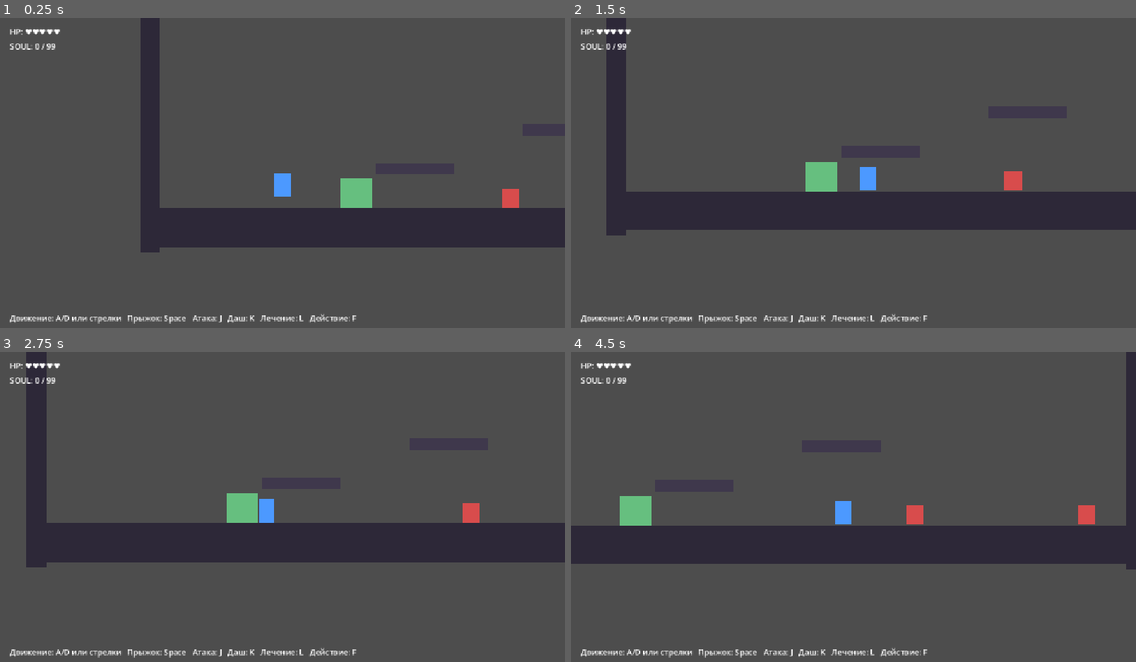
Above: before the commit, frames 1-4 (two rows, left to right).
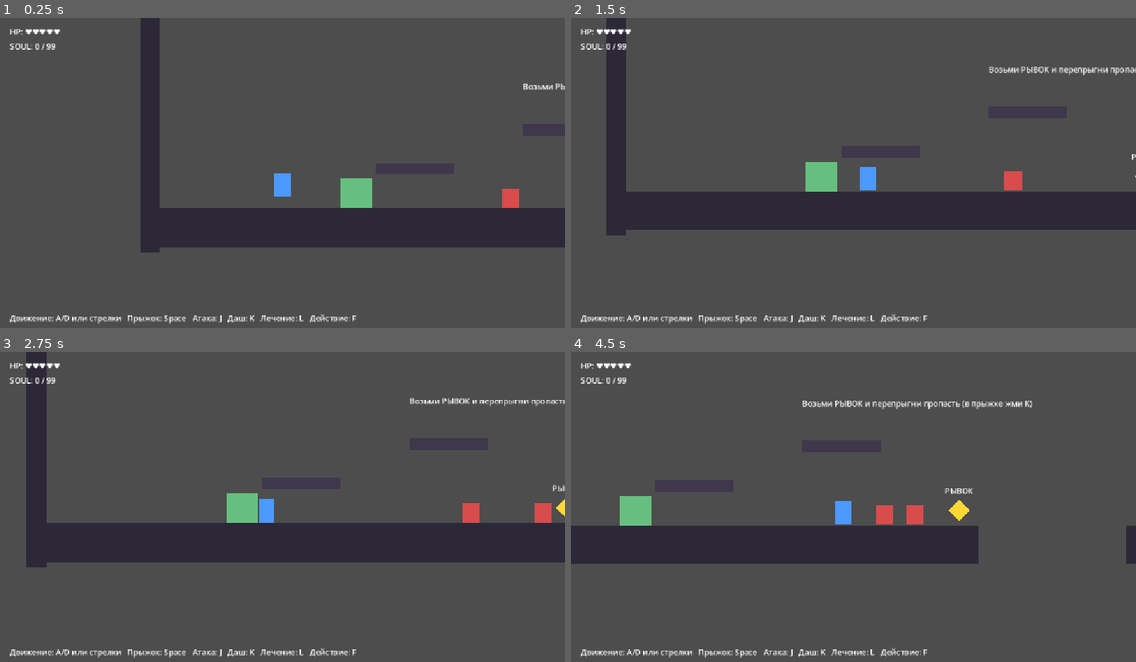
Above: after the commit, the same moments.

Repository: sanefmtt52-boop/hollow-like-prototype
Game: Godot game, scene res://scenes/levels/level_01.tscn
Same seed, same stepped clock (60 frames per second), same inputs: the game is played once before the commit and once after it.
Inputs:
- Up to frame 1 (0.25 s): no input
- Up to frame 2 (1.5 s): hold D (move_right) from 0.53 s (still down); tap K (dash) at 0.6 s; tap Space (jump) at 0.77 s; tap F (interact) at 0.8, 1.35 s
- Up to frame 3 (2.75 s): tap Space (jump) at 1.52 s; tap K (dash) at 1.55 s; release D (move_right) at 2.03 s; hold A (move_left) from 2.03 s (still down); tap J (attack) at 2.1 s; tap F (interact) at 2.3 s
- Up to frame 4 (4.5 s): release A (move_left) at 2.78 s; hold D (move_right) 2.78-4.28 s; tap K (dash) at 2.85 s; tap Space (jump) at 3.02, 3.77 s; hold L (focus) 3.53-4.28 s; tap F (interact) at 3.8, 4.35 s; hold A (move_left) from 4.28 s (still down)

The runs differ from the first frame. In frame 1, 0.1% of the frame differs, in the area x 92-100%, y 21-24%; in frame 2, 0.4%; in frame 3, 0.5%; in frame 4, 5.3%, in the area x 41-100%, y 0-71%.

Commit message:
M3-M5: враги/урон, скамейки, рывок-ключ, сохранение на диск
- Исправлен баг bench.tscn (корневой узел не должен иметь parent)
- M3: контактный урон + i-frames/knockback, смерть/респаун, скамейка
- M4: пикап рывка (has_dash), пропасть-ворота, сообщения в HUD, зона падения
- M5: сохранение/загрузка прогресса (user://save.json), сейв на скамейке
- Фикс: пикап исчезает, если способность уже открыта (после загрузки сейва)

Diff:
--- a/scenes/levels/level_01.tscn
+++ b/scenes/levels/level_01.tscn
@@ -1,12 +1,16 @@
-[gd_scene load_steps=8 format=3 uid="uid://d1level01prototype"]
+[gd_scene load_steps=10 format=3 uid="uid://d1level01prototype"]
 
 [ext_resource type="PackedScene" uid="uid://b1player0prototype" path="res://scenes/player/player.tscn" id="1_player"]
 [ext_resource type="PackedScene" uid="uid://c1hud0prototype" path="res://scenes/ui/hud.tscn" id="2_hud"]
 [ext_resource type="PackedScene" uid="uid://e1crawler0prototype" path="res://scenes/enemies/enemy_crawler.tscn" id="3_crawler"]
 [ext_resource type="PackedScene" uid="uid://f1bench0prototype" path="res://scenes/objects/bench.tscn" id="4_bench"]
+[ext_resource type="PackedScene" uid="uid://g1pickup0prototype" path="res://scenes/objects/ability_pickup.tscn" id="5_pickup"]
 
-[sub_resource type="RectangleShape2D" id="RectangleShape2D_floor"]
-size = Vector2(1400, 80)
+[sub_resource type="RectangleShape2D" id="RectangleShape2D_floor_left"]
+size = Vector2(1100, 80)
+
+[sub_resource type="RectangleShape2D" id="RectangleShape2D_floor_right"]
+size = Vector2(300, 80)
 
 [sub_resource type="RectangleShape2D" id="RectangleShape2D_platform"]
 size = Vector2(160, 24)
@@ -16,17 +20,29 @@
 
 [node name="Level01" type="Node2D"]
 
-[node name="Floor" type="StaticBody2D" parent="."]
-position = Vector2(600, 500)
+[node name="FloorLeft" type="StaticBody2D" parent="."]
+position = Vector2(450, 500)
 collision_layer = 1
 collision_mask = 0
 
-[node name="CollisionShape2D" type="CollisionShape2D" parent="Floor"]
-shape = SubResource("RectangleShape2D_floor")
+[node name="CollisionShape2D" type="CollisionShape2D" parent="FloorLeft"]
+shape = SubResource("RectangleShape2D_floor_left")
 
-[node name="Polygon2D" type="Polygon2D" parent="Floor"]
+[node name="Polygon2D" type="Polygon2D" parent="FloorLeft"]
 color = Color(0.18, 0.16, 0.22, 1)
-polygon = PackedVector2Array(-700, -40, 700, -40, 700, 40, -700, 40)
+polygon = PackedVector2Array(-550, -40, 550, -40, 550, 40, -550, 40)
+
+[node name="FloorRight" type="StaticBody2D" parent="."]
+position = Vector2(1450, 500)
+collision_layer = 1
+collision_mask = 0
+
+[node name="CollisionShape2D" type="CollisionShape2D" parent="FloorRight"]
+shape = SubResource("RectangleShape2D_floor_right")
+
+[node name="Polygon2D" type="Polygon2D" parent="FloorRight"]
+color = Color(0.18, 0.16, 0.22, 1)
+polygon = PackedVector2Array(-150, -40, 150, -40, 150, 40, -150, 40)
 
 [node name="PlatformA" type="StaticBody2D" parent="."]
 position = Vector2(420, 380)
@@ -65,7 +81,7 @@
 polygon = PackedVector2Array(-20, -250, 20, -250, 20, 250, -20, 250)
 
 [node name="WallRight" type="StaticBody2D" parent="."]
-position = Vector2(1320, 300)
+position = Vector2(1620, 300)
 collision_layer = 1
 collision_mask = 0
 
@@ -76,6 +92,27 @@
 color = Color(0.18, 0.16, 0.22, 1)
 polygon = PackedVector2Array(-20, -250, 20, -250, 20, 250, -20, 250)
 
+[node name="HintLabel" type="Label" parent="."]
+offset_left = 640.0
+offset_top = 200.0
+offset_right = 1060.0
+offset_bottom = 240.0
+horizontal_alignment = 1
+text = "Возьми РЫВОК и перепрыгни пропасть (в прыжке жми K)"
+
+[node name="Goal" type="Polygon2D" parent="."]
+position = Vector2(1450, 420)
+color = Color(0.3, 0.9, 0.5, 1)
+polygon = PackedVector2Array(-12, -40, 12, -40, 12, 40, -12, 40)
+
+[node name="GoalLabel" type="Label" parent="."]
+offset_left = 1360.0
+offset_top = 340.0
+offset_right = 1540.0
+offset_bottom = 380.0
+horizontal_alignment = 1
+text = "ЦЕЛЬ!"
+
 [node name="Bench" parent="." instance=ExtResource("4_bench")]
 position = Vector2(300, 430)
 
@@ -83,7 +120,10 @@
 position = Vector2(600, 430)
 
 [node name="EnemyB" parent="." instance=ExtResource("3_crawler")]
-position = Vector2(950, 430)
+position = Vector2(880, 430)
+
+[node name="AbilityPickup" parent="." instance=ExtResource("5_pickup")]
+position = Vector2(960, 430)
 
 [node name="Player" parent="." instance=ExtResource("1_player")]
 position = Vector2(150, 380)
--- /dev/null
+++ b/scenes/objects/ability_pickup.gd
@@ -0,0 +1,21 @@
+extends Area2D
+## AbilityPickup — подбираемая способность (в M4 это рывок/даш).
+##
+## Как только игрок касается пикапа: открываем способность в GameState,
+## показываем сообщение и удаляем пикап. Это "ключ" метроидвании —
+## после него открывается участок уровня, недоступный раньше.
+
+func _ready() -> void:
+	# Если рывок уже открыт (например, после загрузки сохранения) —
+	# убираем пикап сразу, чтобы он не лежал повторно.
+	if GameState.has_dash:
+		queue_free()
+		return
+	body_entered.connect(_on_body_entered)
+
+
+func _on_body_entered(body: Node2D) -> void:
+	if body.is_in_group("player"):
+		GameState.has_dash = true
+		GameState.show_message("Получен РЫВОК! В прыжке жми K, чтобы рвануть вперёд")
+		queue_free()
--- /dev/null
+++ b/scenes/objects/ability_pickup.tscn
@@ -0,0 +1,26 @@
+[gd_scene format=3 uid="uid://br3tcegji6iww"]
+
+[ext_resource type="Script" path="res://scenes/objects/ability_pickup.gd" id="1_pickup"]
+
+[sub_resource type="RectangleShape2D" id="RectangleShape2D_pickup"]
+size = Vector2(34, 34)
+
+[node name="AbilityPickup" type="Area2D"]
+collision_layer = 0
+collision_mask = 2
+script = ExtResource("1_pickup")
+
+[node name="CollisionShape2D" type="CollisionShape2D" parent="."]
+shape = SubResource("RectangleShape2D_pickup")
+
+[node name="Polygon2D" type="Polygon2D" parent="."]
+color = Color(1, 0.85, 0.2, 1)
+polygon = PackedVector2Array(0, -22, 22, 0, 0, 22, -22, 0)
+
+[node name="Label" type="Label" parent="."]
+offset_left = -40.0
+offset_top = -52.0
+offset_right = 40.0
+offset_bottom = -28.0
+horizontal_alignment = 1
+text = "РЫВОК"
--- a/scenes/objects/bench.gd
+++ b/scenes/objects/bench.gd
@@ -22,6 +22,8 @@
 	if _player_in_range and Input.is_action_just_pressed("interact"):
 		GameState.set_respawn(global_position)
 		GameState.restore_full_health()
+		GameState.save_game()  # пишем прогресс на диск
+		GameState.show_message("Игра сохранена")
 		prompt.text = "Сохранено!"
 
 
--- a/scenes/player/player.gd
+++ b/scenes/player/player.gd
@@ -16,7 +16,7 @@
 
 # --- Даш (открывается пикапом в M4; см. GameState.has_dash) ---
 @export var dash_speed: float = 700.0
-@export var dash_time: float = 0.18
+@export var dash_time: float = 0.24
 @export var dash_cooldown: float = 0.5
 
 # --- Бой гвоздём ---
@@ -31,6 +31,9 @@
 @export var invincible_time: float = 1.0   # кадры неуязвимости после удара
 @export var knockback_force: float = 320.0 # сила откидывания от врага
 @export var knockback_time: float = 0.2    # сколько длится откидывание (без управления)
+
+# --- Падение в пропасть ---
+@export var fall_limit: float = 800.0  # если упал ниже этой Y — возрождаемся
 
 # --- Внутренние таймеры/состояния ---
 var _coyote_timer: float = 0.0
@@ -49,6 +52,9 @@
 func _ready() -> void:
 	add_to_group("player")
 	_spawn_position = global_position
+	# Если загрузилось сохранение со скамейкой — появляемся у неё, а не на старте.
+	if GameState.has_respawn_point:
+		global_position = GameState.respawn_position
 	# Подписываемся на смерть: когда здоровье дойдёт до 0, GameState крикнет player_died.
 	GameState.player_died.connect(_on_player_died)
 
@@ -59,6 +65,7 @@
 	_attack_cooldown_timer = maxf(_attack_cooldown_timer - delta, 0.0)
 	_invincible_timer = maxf(_invincible_timer - delta, 0.0)
 	_update_invincible_blink()
+	_check_fall()  # упал в пропасть -> возрождение
 
 	# Во время рывка обрабатываем только его.
 	if _is_dashing:
@@ -254,14 +261,25 @@
 		$Visual.modulate.a = 1.0
 
 
-func _on_player_died() -> void:
-	# Возрождаемся: у последней скамейки, либо на стартовой точке.
+func _respawn_at_savepoint() -> void:
+	# Переносим игрока к последней скамейке (или на старт) и сбрасываем состояние.
 	var target := GameState.respawn_position if GameState.has_respawn_point else _spawn_position
 	global_position = target
 	velocity = Vector2.ZERO
 	_knockback_timer = 0.0
 	_invincible_timer = invincible_time  # короткая защита после возрождения
+
+
+func _on_player_died() -> void:
+	# Смерть: возрождаемся и полностью лечимся.
+	_respawn_at_savepoint()
 	GameState.restore_full_health()
+
+
+func _check_fall() -> void:
+	# Упал в пропасть — просто возвращаемся к точке сохранения (без полного лечения).
+	if global_position.y > fall_limit:
+		_respawn_at_savepoint()
 
 
 ## Направление взгляда (1 вправо / -1 влево).
--- a/scenes/ui/hud.gd
+++ b/scenes/ui/hud.gd
@@ -9,6 +9,7 @@
 
 @onready var health_label: Label = $HealthLabel
 @onready var soul_label: Label = $SoulLabel
+@onready var message_label: Label = $MessageLabel
 
 
 func _ready() -> void:
@@ -16,10 +17,21 @@
 	# Когда GameState вызовет health_changed.emit(...), сработает _on_health_changed.
 	GameState.health_changed.connect(_on_health_changed)
 	GameState.soul_changed.connect(_on_soul_changed)
+	GameState.message.connect(_on_message)
 
 	# Показываем актуальные значения сразу при запуске.
 	_on_health_changed(GameState.health, GameState.MAX_HEALTH)
 	_on_soul_changed(GameState.soul, GameState.MAX_SOUL)
+	message_label.text = ""
+
+
+func _on_message(text: String) -> void:
+	# Показываем сообщение и прячем через пару секунд.
+	message_label.text = text
+	await get_tree().create_timer(2.5).timeout
+	# Прячем, только если за это время не пришло новое сообщение.
+	if message_label.text == text:
+		message_label.text = ""
 
 
 func _on_health_changed(current: int, maximum: int) -> void:
--- a/scenes/ui/hud.tscn
+++ b/scenes/ui/hud.tscn
@@ -25,3 +25,11 @@
 offset_right = 900.0
 offset_bottom = 640.0
 text = "Движение: A/D или стрелки   Прыжок: Space   Атака: J   Даш: K   Лечение: L   Действие: F"
+
+[node name="MessageLabel" type="Label" parent="."]
+offset_left = 0.0
+offset_top = 130.0
+offset_right = 1152.0
+offset_bottom = 170.0
+horizontal_alignment = 1
+text = ""
--- a/scripts/autoload/game_state.gd
+++ b/scripts/autoload/game_state.gd
@@ -16,6 +16,8 @@
 signal health_changed(current: int, maximum: int)
 signal soul_changed(current: int, maximum: int)
 signal player_died
+# Просьба показать короткое сообщение на экране (ловит HUD).
+signal message(text: String)
 
 # --- Здоровье (маски) ---
 const MAX_HEALTH: int = 5
@@ -35,9 +37,16 @@
 var has_respawn_point: bool = false
 
 
+# Путь к файлу сохранения. "user://" — это спец-папка Godot для данных игры
+# (на Windows: %APPDATA%\Godot\app_userdata\<имя проекта>\). Туда можно писать.
+const SAVE_PATH: String = "user://save.json"
+
+
 func _ready() -> void:
-	# При старте рассылаем текущие значения, чтобы HUD сразу показал правильные числа.
+	# Сначала пытаемся загрузить сохранение с диска (если оно есть),
+	# затем рассылаем значения, чтобы HUD показал правильные числа.
 	# call_deferred — ждём один кадр, чтобы HUD успел подключиться к сигналам.
+	load_game()
 	call_deferred("_broadcast_initial")
 
 
@@ -93,11 +102,56 @@
 	has_respawn_point = true
 
 
-# --- Сохранение на диск (заполним в милстоуне M5) ---
+# --- Сообщения на экране ---
+
+func show_message(text: String) -> void:
+	message.emit(text)
+
+
+# --- Сохранение на диск ---
 
 func save_game() -> void:
-	pass
+	# Собираем состояние в обычный словарь (Vector2 раскладываем на x и y,
+	# потому что JSON не знает про векторы).
+	var data := {
+		"health": health,
+		"soul": soul,
+		"has_dash": has_dash,
+		"has_respawn_point": has_respawn_point,
+		"respawn_x": respawn_position.x,
+		"respawn_y": respawn_position.y,
+	}
+	var file := FileAccess.open(SAVE_PATH, FileAccess.WRITE)
+	if file == null:
+		push_warning("Не удалось открыть файл для сохранения: " + SAVE_PATH)
+		return
+	file.store_string(JSON.stringify(data))
+	file.close()
 
 
 func load_game() -> void:
-	pass
+	if not FileAccess.file_exists(SAVE_PATH):
+		return  # сохранения ещё нет — играем с начала
+	var file := FileAccess.open(SAVE_PATH, FileAccess.READ)
+	if file == null:
+		return
+	var text := file.get_as_text()
+	file.close()
+
+	var data: Variant = JSON.parse_string(text)
+	if typeof(data) != TYPE_DICTIONARY:
+		push_warning("Файл сохранения повреждён, игнорирую.")
+		return
+
+	# Читаем значения с подстраховкой (get с дефолтом на случай старого файла).
+	health = int(data.get("health", MAX_HEALTH))
+	soul = int(data.get("soul", 0))
+	has_dash = bool(data.get("has_dash", false))
+	has_respawn_point = bool(data.get("has_respawn_point", false))
+	respawn_position = Vector2(data.get("respawn_x", 0.0), data.get("respawn_y", 0.0))
+
+
+## Удаляет файл сохранения (новая игра). Удобно для отладки.
+func delete_save() -> void:
+	if FileAccess.file_exists(SAVE_PATH):
+		DirAccess.remove_absolute(SAVE_PATH)
Not shown, added: scenes/objects/ability_pickup.gd.uid
Not shown, changed: CLAUDE.md
